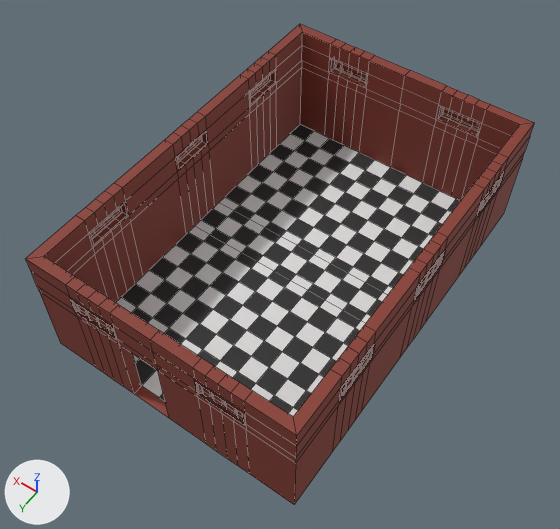
Two versions of the FBX model TheCoCe/Export/Assets/Buildings/House01/House01_Basement.fbx, one commit apart.
Camera for both pictures: a camera (50 mm lens) standing at (-6.35, 9.58, 15.07) and looking at (-0.01, 0.69, 1.1). The lights are fixed; the arrows at lower left show +X, +Y and +Z. Mesh edges are drawn as thin lines. Where no turn or scale is listed for an object, it has been applied to the vertices.

The scene before the commit, as lines of its bpy script (objects in view):
```python
me_plane_003 = bpy.data.meshes.new('Plane.003')
me_plane_003.from_pydata(...)  # 1992 vertices, 1667 faces; spans x -3.28..3.28, y -4.78..4.78, z -2.0..1.1
# faces by material slot: [1427, 120, 120]
me_plane_003.materials.append(mat_material_009)  # red #883b2f
me_plane_003.materials.append(mat_material_005)  # black #2a2a2a
me_plane_003.materials.append(mat_material_006)  # white #e7e7e7
ob_house01_basement = bpy.data.objects.new('House01_Basement', me_plane_003)
ob_house01_basement.location = (0.0, 0.0, 2.0)
```
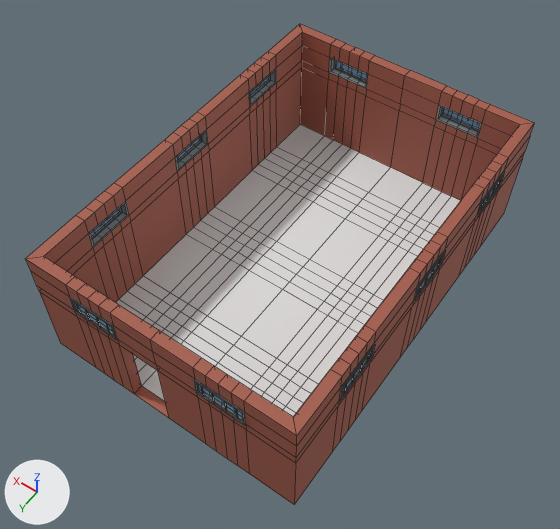
The change, as a list of edits to the scene's bpy script:
```text
Add mat_metal:
    mat_metal = principled_material('Metal')
    mat_metal.base_color = (0.0465, 0.0553, 0.0612)  # dark grey #3d4246
    mat_metal.roughness = 0.69
Add mat_brickwall:
    mat_brickwall = principled_material('BrickWall')
    mat_brickwall.base_color = (0.376, 0.106, 0.0659)  # brown #a55c49
    mat_brickwall.roughness = 0.64
Add mat_stone:
    mat_stone = principled_material('Stone')
    mat_stone.base_color = (0.306, 0.327, 0.342)  # grey #969b9e
    mat_stone.roughness = 0.69
Add mat_windows03:
    mat_windows03 = principled_material('Windows03')
    mat_windows03.base_color = (0.283, 0.521, 0.753)  # blue #91bfe1
    mat_windows03.roughness = 0.69
Add mat_floor:
    mat_floor = principled_material('Floor')
    mat_floor.base_color = (0.8, 0.8, 0.8)  # white #e7e7e7
    mat_floor.roughness = 0.69
Change me_plane_003:
    used by ob_house01_basement; location = (0.0, 0.0, 2.0)
    remove me_plane_003.from_pydata(...)  # 1992 vertices, 1667 faces; spans x -3.28..3.28, y -4.78..4.78, z -2.0..1.1
    remove me_plane_003.materials.append(mat_material_005)  # black #2a2a2a
    remove me_plane_003.materials.append(mat_material_006)  # white #e7e7e7
    add me_plane_003.from_pydata(...)  # 1845 vertices, 1619 faces; spans x -3.28..3.28, y -4.78..4.78, z -2.0..1.1
    me_plane_003 part 1: 18 vertices moved from x -2.5..2.5, y -4.0..4.0, z -2.0 to x -2.14..2.14, y -3.36..3.36, z -2.0; 246 vertices removed from x -3.0..3.0, y -4.5..4.5, z -2.0; 138 vertices added at x -2.14..2.14, y -3.36..3.36, z -2.0
    me_plane_003 part 2: 10 vertices removed from x -2.14..-1.0, y 4.75, z 0.22..0.7
    me_plane_003 part 3: 9 vertices removed from x 1.0..2.14, y 4.75, z 0.22..0.7
    me_plane_003 part 4: 382 faces spanning x -3.25..3.25, y -4.75..4.75, z -2.0..1.1 switch from mat_material_009 (red #883b2f) to mat_brickwall (red #a55b49)
    me_plane_003 part 5: 160 faces spanning x -3.27..3.27, y -4.77..4.77, z 0.25..0.66 switch from mat_material_009 (red #883b2f) to mat_metal (dark grey #3d4246)
    me_plane_003 part 6: 770 faces spanning x -3.28..3.28, y -4.78..4.78, z 0.22..0.7 switch from mat_material_009 (red #883b2f) to mat_stone (grey #969b9e)
    me_plane_003 part 7: 40 faces spanning x -3.2..3.2, y -4.7..4.7, z 0.29..0.63 switch from mat_material_009 (red #883b2f) to mat_windows03 (blue #91bfe1)
    add me_plane_003.materials.append(mat_floor)  # white #e7e7e7
```

Boxes (x1, y1, x2, y2) around the edits, measured in the pictures (560 x 529 px; the box of a moved part takes in the faces that stretch with it):
part 1 of me_plane_003, moved or reshaped: before (72, 67, 497, 418); after (116, 124, 460, 417)
part 2 of me_plane_003, deleted: before (194, 379, 246, 425)
part 3 of me_plane_003, deleted (brown): before (70, 297, 156, 364)
part 4 of me_plane_003, recoloured: (25, 24, 534, 505) in both
part 5 of me_plane_003, recoloured (grey to black): (77, 179, 500, 419) in both
part 6 of me_plane_003, recoloured (brown to grey): (69, 57, 505, 425) in both
part 7 of me_plane_003, recoloured (brown to blue): (78, 62, 497, 417) in both
